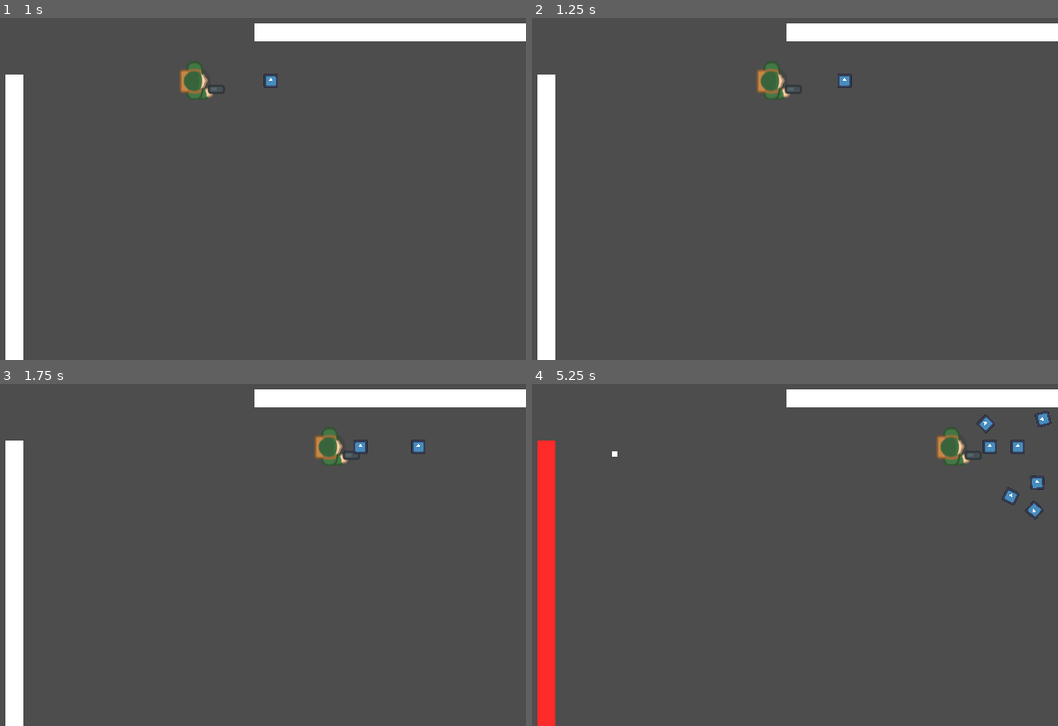
Above: before the commit, frames 1-4 (two rows, left to right).
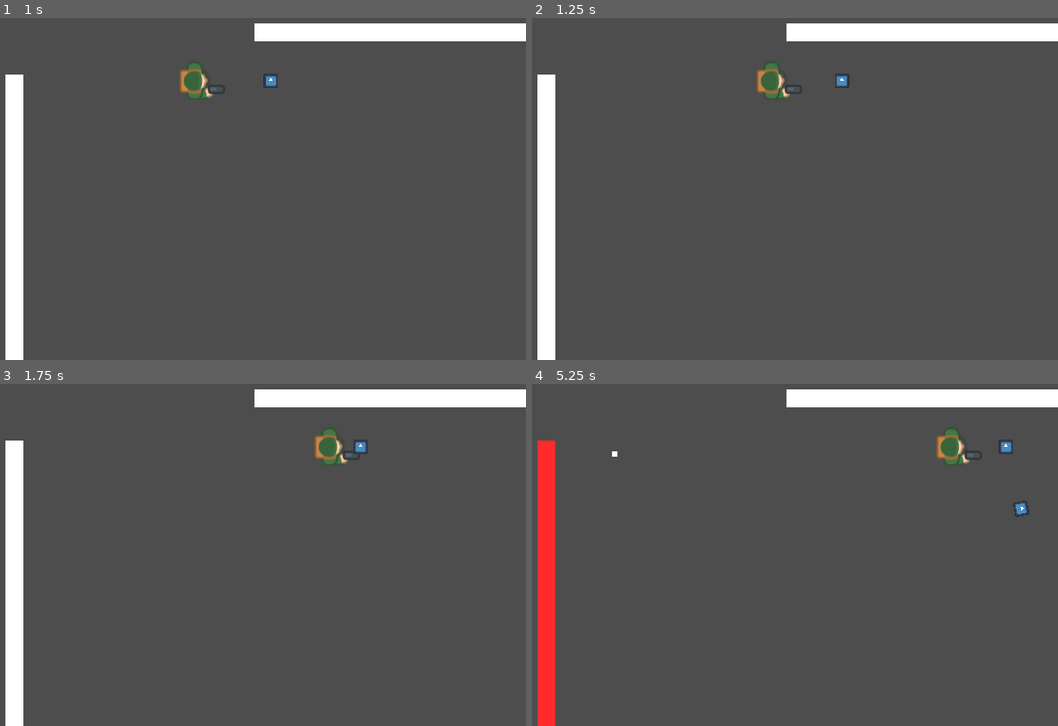
Above: after the commit, the same moments.

Repository: Quinn-Donnelly/physics-docs-demo
Game: Godot game, scene res://bounce_and_collide.tscn
Same seed, same stepped clock (60 frames per second), same inputs: the game is played once before the commit and once after it. The engine's default icon, where the game draws it, is replaced by a stand-in: a white triangle on a blue panel in a dark square.
Inputs (mouse positions are in pixels of both pictures, inside the frame that each line leads up to):
- Up to frame 1 (1 s): tap Enter at 0.5 s; move the mouse to (326, 137) at 0.52 s; hold D (right) from 0.53 s (still down); tap G (grenade) at 0.6 s; tap Space (jump) at 0.77 s
- Up to frame 2 (1.25 s): keep holding D (right)
- Up to frame 3 (1.75 s): keep holding D (right); move the mouse to (21, 544) at 1.27 s; tap G (grenade) at 1.35 s; tap Space (jump) at 1.52 s
- Up to frame 4 (5.25 s): move the mouse to (768, 435) at 2.02 s; release D (right) at 2.03 s; hold A (left) 2.03-2.78 s; click (768, 435) at 2.1 s; tap G (grenade) at 2.3, 2.85, 3.6, 4.55, 5.1 s; move the mouse to (663, 606) at 2.77 s; hold D (right) 2.78-4.28 s; tap Space (jump) at 3.02, 3.77, 4.52 s; move the mouse to (915, 585) at 3.52 s; move the mouse to (outside the picture) at 4.27 s; hold A (left) 4.28-5.03 s; click (outside the picture) at 4.35 s; move the mouse to (731, 524) at 5.02 s; hold D (right) from 5.03 s (still down)

Frame 1 is identical in both runs. In frame 2, less than 0.1% of the frame differs, in the area x 57-61%, y 16-21%; in frame 3, less than 0.1%; in frame 4, 0.6%, in the area x 84-99%, y 7-40%.
Error before the commit: Invalid access to property or key '_go_boom' on a base object of type 'RigidBody2D (Grenade)'. (res://quinn-things/grenade.gd:19)

Commit message:
feat: fix gernade timer add to tree

Diff:
--- a/quinn-things/grenade.gd
+++ b/quinn-things/grenade.gd
@@ -16,12 +16,13 @@
 	linear_damp = 2
 	explosion_timer = Timer.new()
 	explosion_timer.one_shot = true
+	get_tree().root.add_child(explosion_timer)
 	explosion_timer.timeout.connect(self._go_boom)
 	explosion_timer.start(1)
 
-func _physics_process(delta):
-	vertical_speed -= gravity * delta
-	if vertical_speed <= 0 and not has_bounced:
-		# Simulate hitting the ground
-		apply_central_impulse(Vector2(linear_velocity.x, linear_velocity.y) * 0.2)
-		has_bounced = true
+func _physics_process(_delta):
+	pass
+
+func _go_boom() -> void:
+	print("boom")
+	queue_free()
